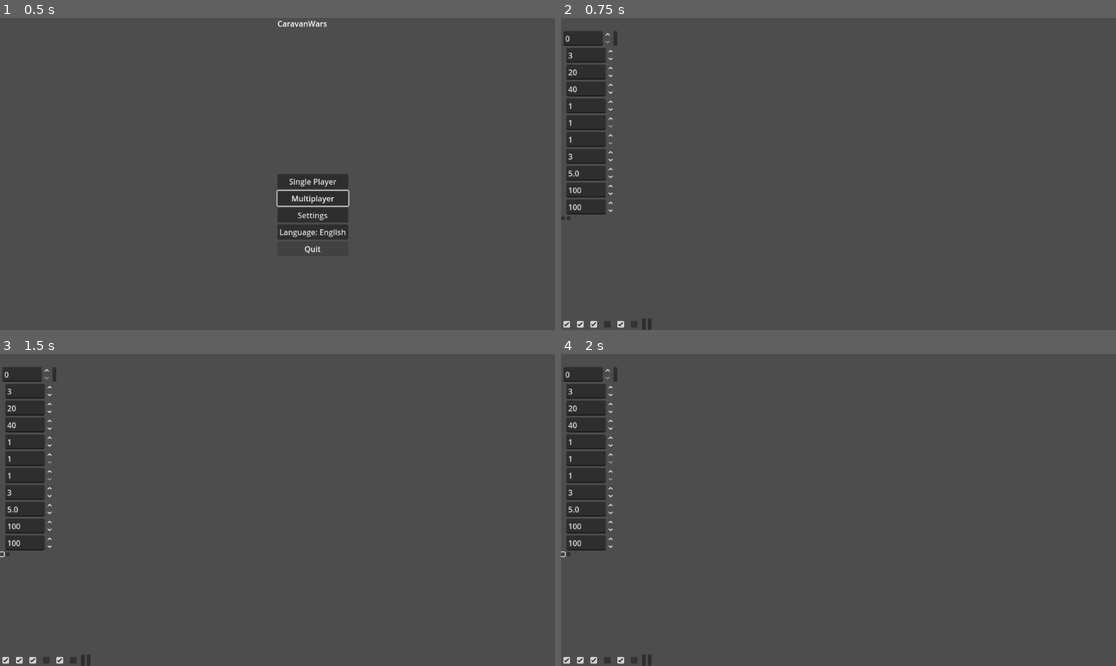
Above: before the commit, frames 1-4 (two rows, left to right).
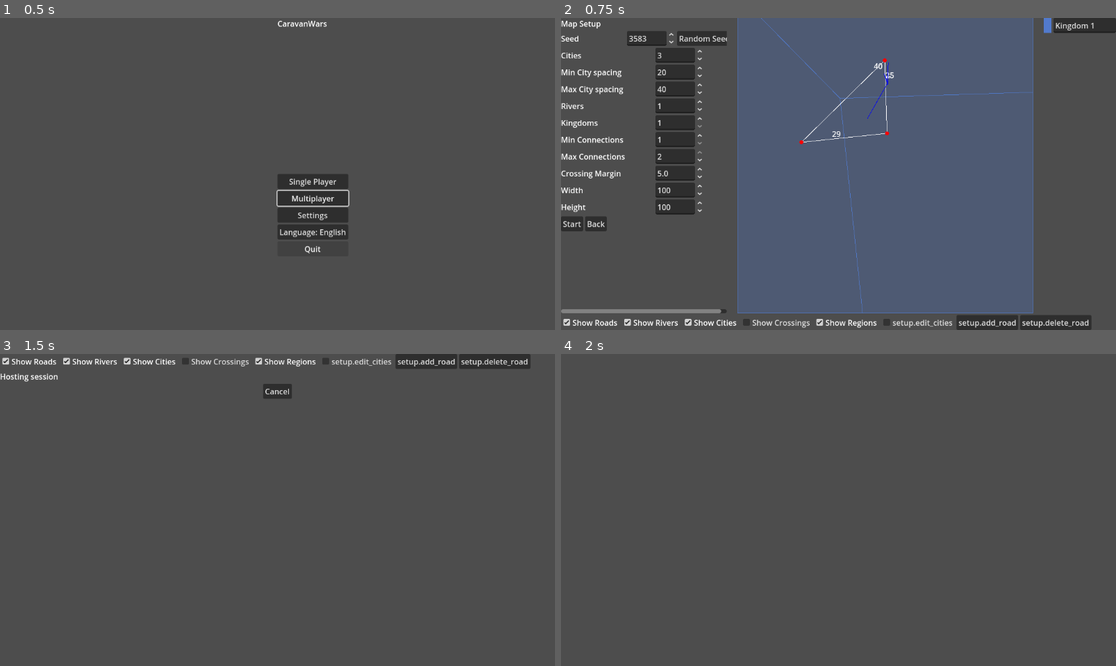
Above: after the commit, the same moments.

Repository: sepa79/CaravanWars
Game: Godot game, scene res://scenes/Main.tscn
The game is run twice, just before and just after one commit, with the same random seed, the same clock (stepped at 60 frames per second) and the same inputs.
Inputs (mouse positions are in pixels of both pictures, inside the frame that each line leads up to; where the layout moved, square brackets give the same spot in the first picture):
- Up to frame 1 (0.5 s): no input
- Up to frame 2 (0.75 s): click "Single Player" at 0.5 s
- Up to frame 3 (1.5 s): click (11, 559) [0, 553] at 1.25 s
- Up to frame 4 (2 s): no input

Frame 1 is identical in both runs. In frame 2, 62% of the frame differs, in the area x 0-100%, y 0-100%; in frame 3, 5.8%; in frame 4, 3.9%.
Error before the commit: Parse Error: Static function "get_distance_to_segment()" not found in base "GDScriptNativeClass". (res://ui/MapView.gd:279)

Commit message:
fix: compute edge click distance

Diff:
--- a/game/ui/MapView.gd
+++ b/game/ui/MapView.gd
@@ -276,7 +276,8 @@
         for i in range(pts.size() - 1):
             var a: Vector2 = pts[i] * draw_scale + offset
             var b: Vector2 = pts[i + 1] * draw_scale + offset
-            if Geometry2D.get_distance_to_segment(screen_pos, a, b) <= 3.0:
+            var closest_point: Vector2 = Geometry2D.get_closest_point_to_segment(screen_pos, a, b)
+            if closest_point.distance_to(screen_pos) <= 3.0:
                 return id
     return -1
 
